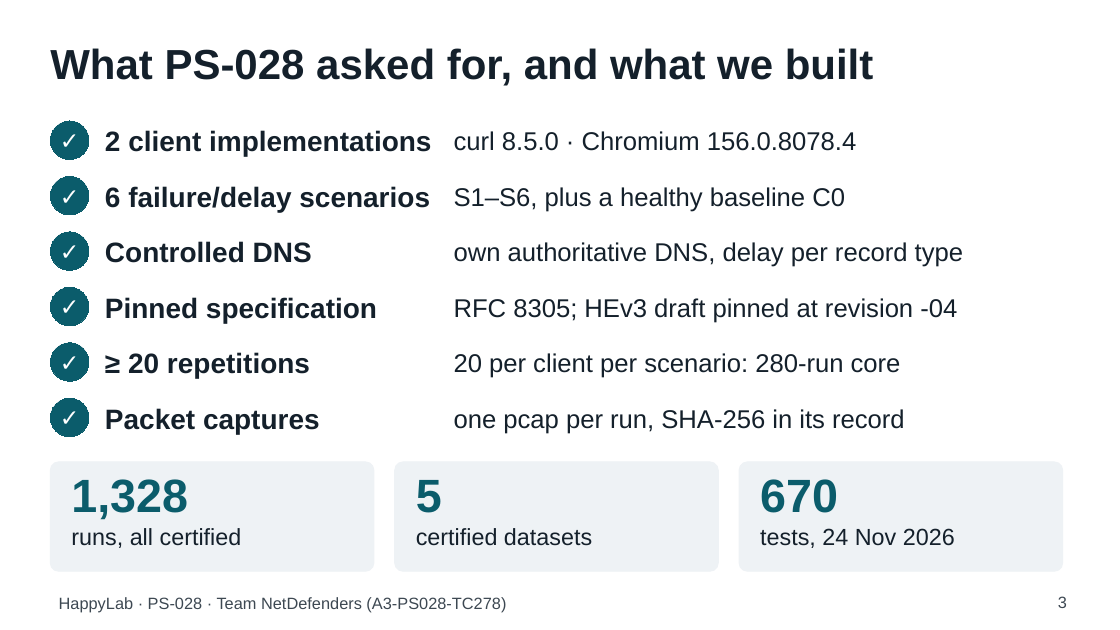
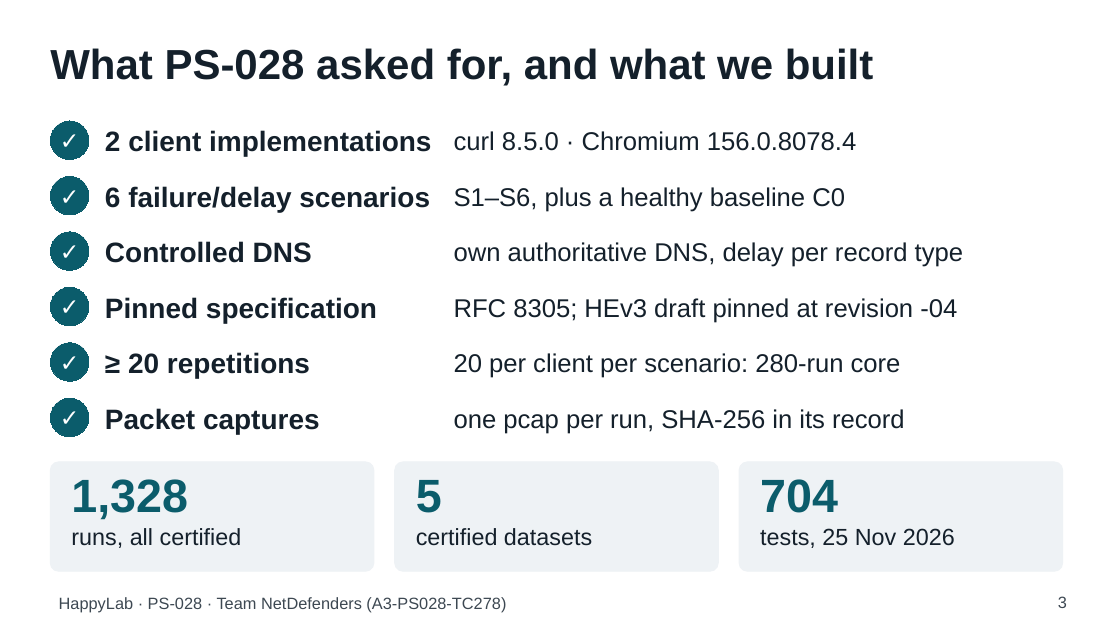
Before and after one commit to aiori-hackathon/A3-PS028-TC278, a slide deck: slide 3 of deck/HappyLab_PS028_TC278.pptx. Drawn at 1120x630 pixels with LibreOffice and Linux fonts; fonts in the diff are those of the drawing. Boxes give left, top, right and bottom in pixels: in the first picture for what was removed or moved away, otherwise in the second. Text is boxed around its words. In the diff, an @@ line names an element or a change of style, - is before the commit and + after.

```diff
--- a/deck/HappyLab_PS028_TC278.pptx
+++ b/deck/HappyLab_PS028_TC278.pptx
@@ text at (760,479,838,513): text changed @@
-670
+704
@@ text at (760,528,955,548): text changed @@
-tests, 24 Nov 2026
+tests, 25 Nov 2026
```
Also in this commit, not shown: 1 other slide changed, 4 other files.
